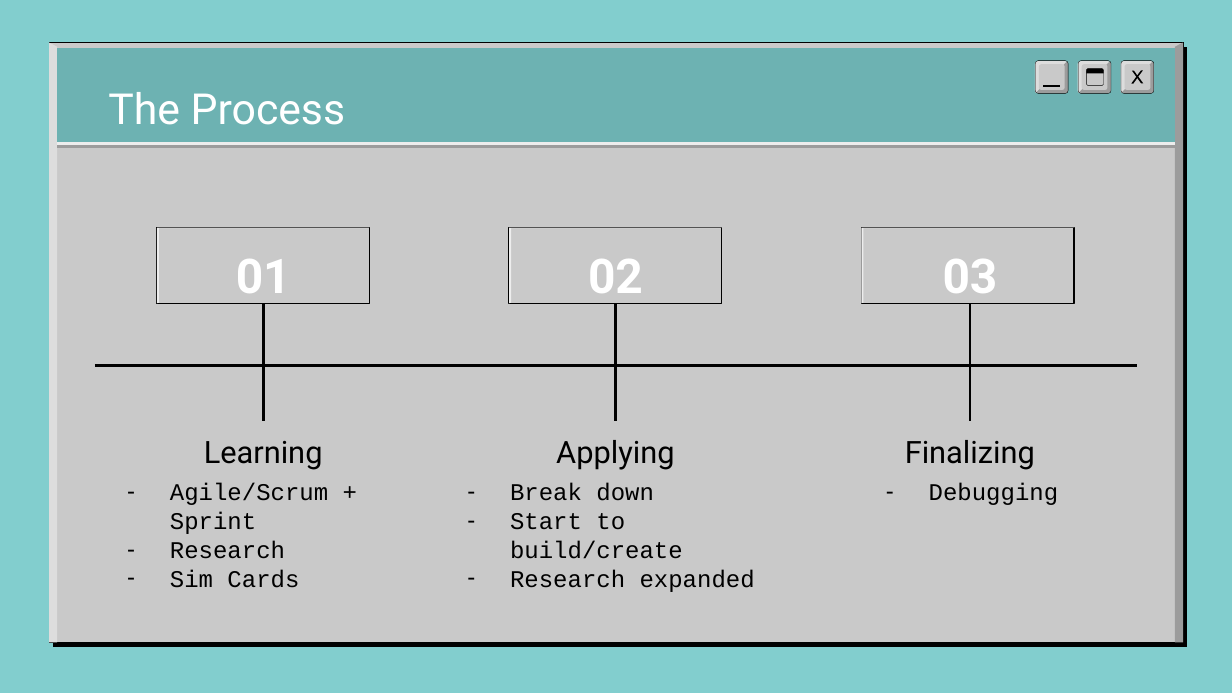
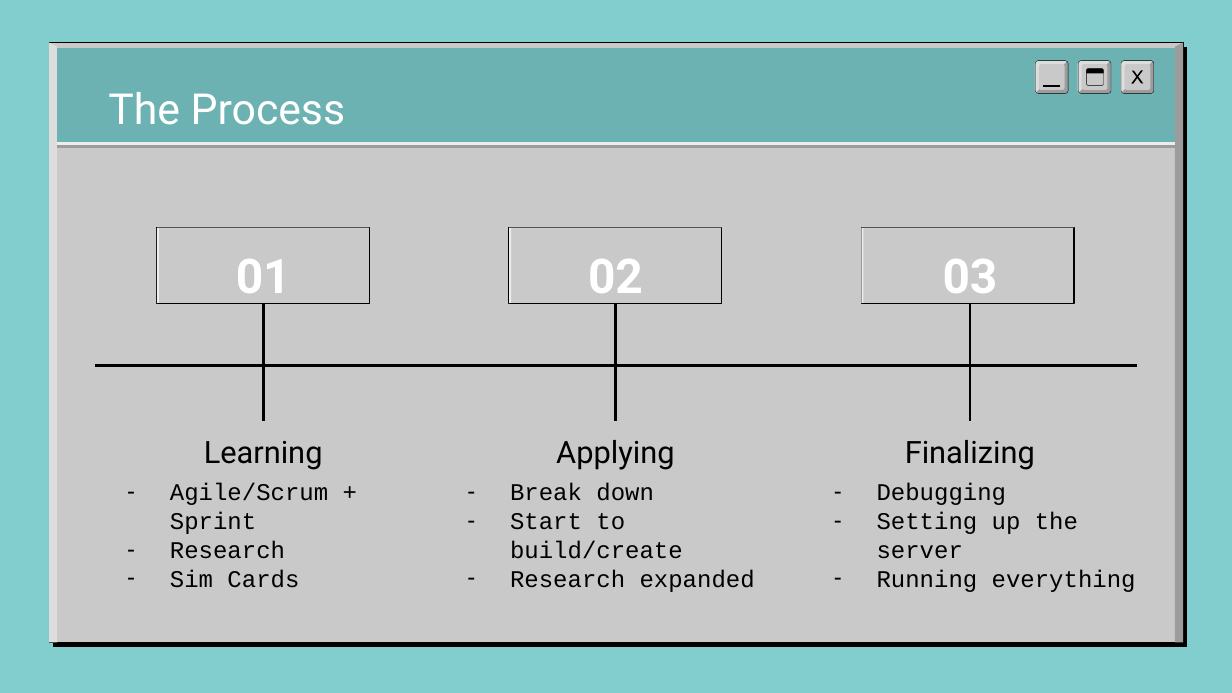
Before and after one commit to kabizzle/Word-Guessing-App, a slide deck: slide 6 of IT_Slides___1_.pptx. Drawn at 1232x693 pixels with LibreOffice and Linux fonts; fonts in the diff are those of the drawing; background and template pictures are left out. Boxes give left, top, right and bottom in pixels: in the first picture for what was removed or moved away, otherwise in the second. Text is boxed around its words. In the diff, an @@ line names an element or a change of style, - is before the commit and + after.

```diff
--- a/IT_Slides___1_.pptx
+++ b/IT_Slides___1_.pptx
@@ text at <box>877,483,1006,505</box>: alignment centre to left @@
@@ text at <box>877,512,1136,592</box>: paragraphs added @@
+– Setting up the server
+– Running everything
```
